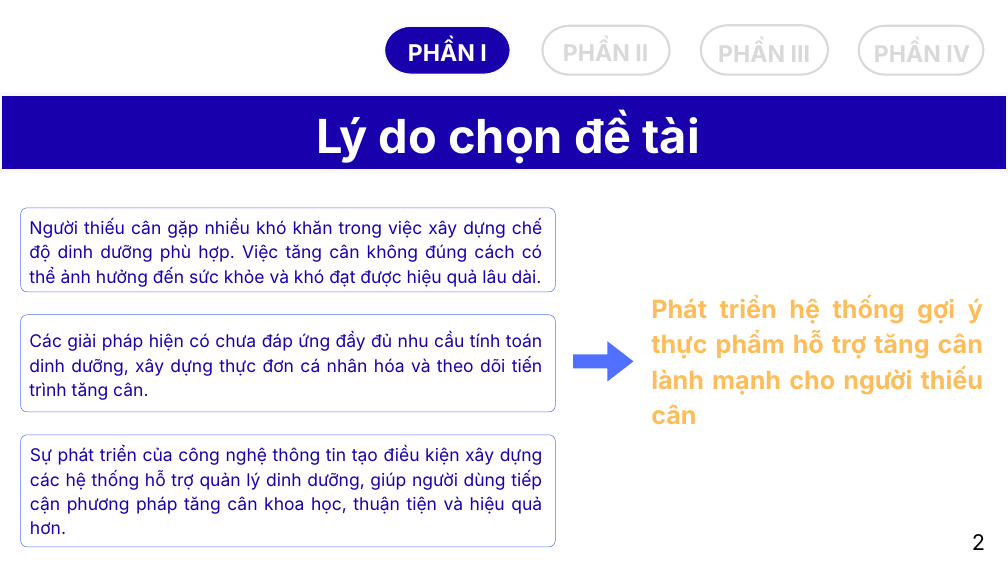
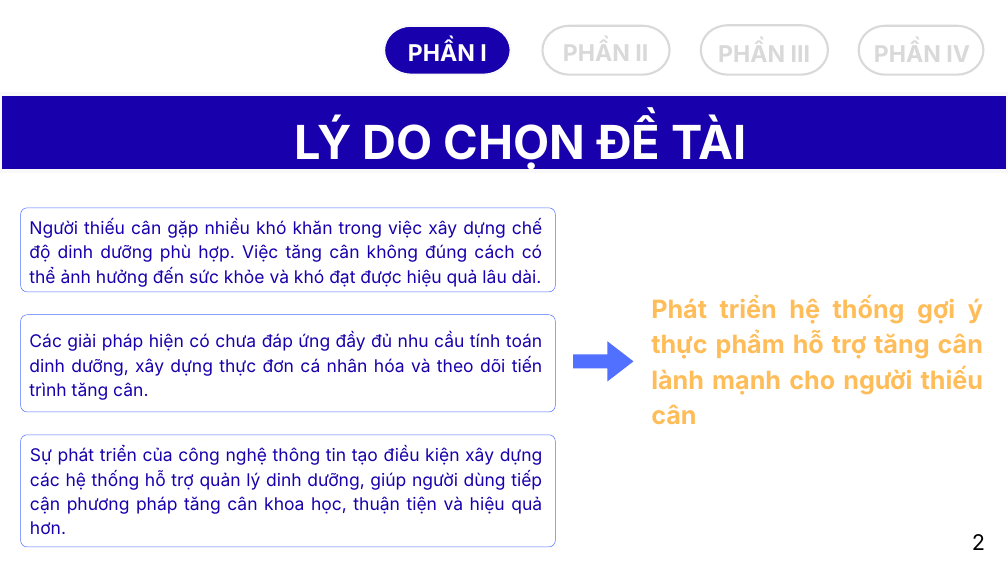
Before and after one commit to tranyennhi02/NutriGain, a slide deck: slide 3 of docs/BAOCAOTOTNGHIEP.pptx. Drawn at 1008x567 pixels with LibreOffice and Linux fonts; fonts in the diff are those of the drawing. Boxes give left, top, right and bottom in pixels: in the first picture for what was removed or moved away, otherwise in the second. Text is boxed around its words. In the diff, an @@ line names an element or a change of style, - is before the commit and + after.

```diff
--- a/docs/BAOCAOTOTNGHIEP.pptx
+++ b/docs/BAOCAOTOTNGHIEP.pptx
@@ text at [295, 119, 746, 170]: text changed @@
-Lý do chọn đề tài
+LÝ DO CHỌN ĐỀ TÀI
```
Also in this commit, not shown: 6 other slides changed, 10 other files.
